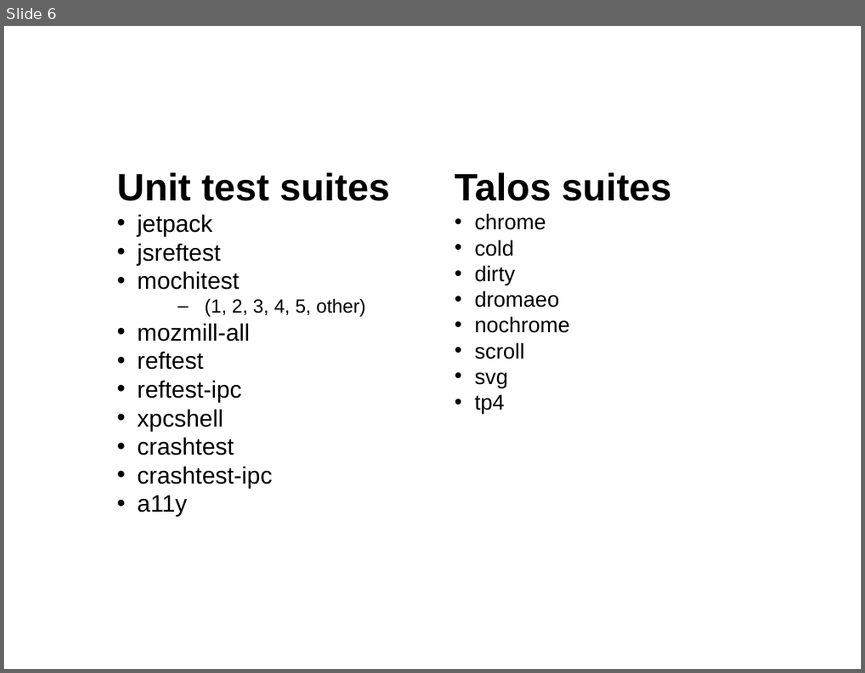
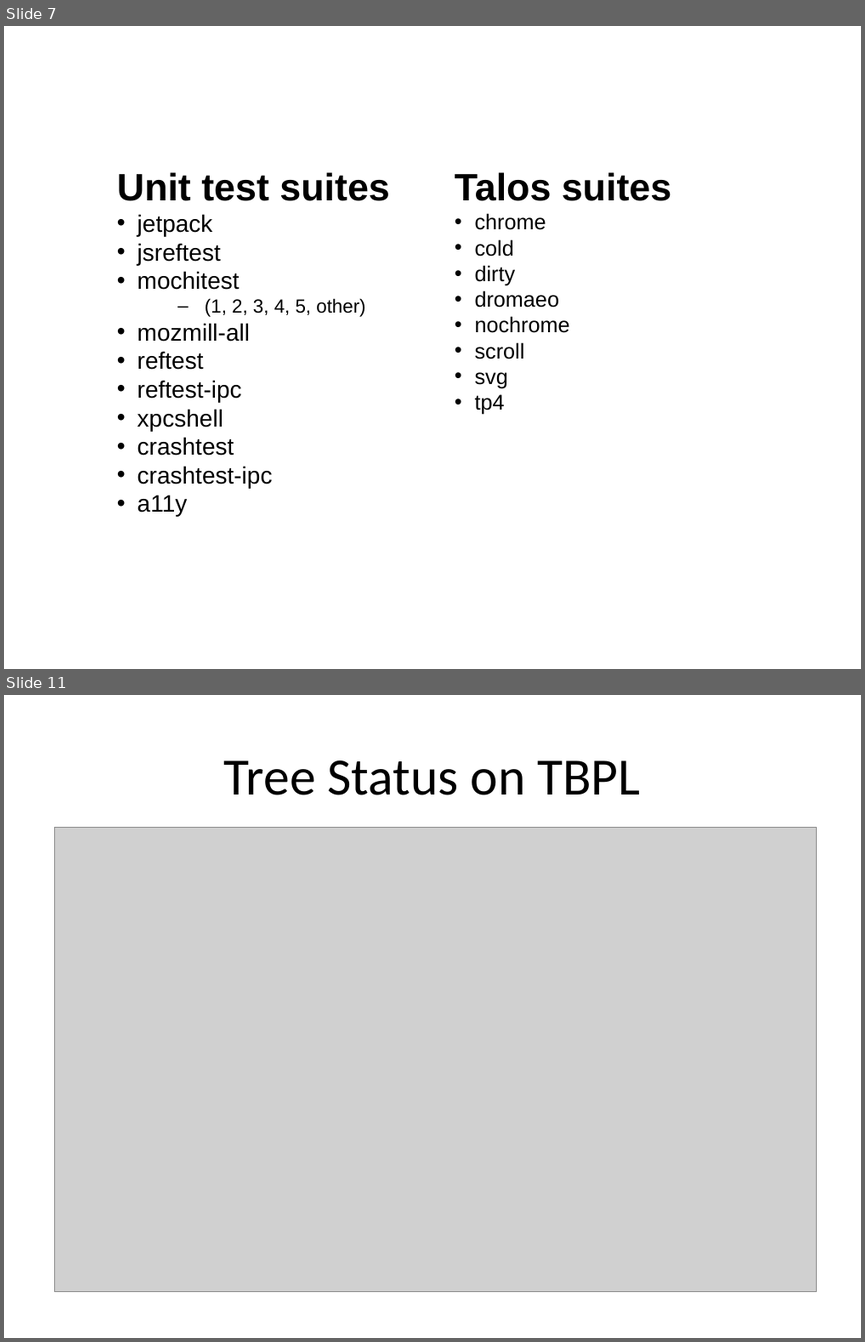
Before and after one commit to armenzg/playground, a slide deck: mozilla/slides/presentations/RelEng-newhire-brownbag-april2011.ppt. Shown one above the other, each under a label of ours: slide 6 before the commit, slides 7 and 11 after it; the slides between them are not shown. The pictures are 865x673 and 865x1342 pixels, drawn with LibreOffice and Linux fonts; fonts in the diff are those of the drawing; grey boxes stand for pictures. Boxes give left, top, right and bottom in pixels: in the first picture for what was removed or moved away, otherwise in the second. Text is boxed around its words. In the diff, an @@ line names an element or a change of style, - is before the commit and + after.

```diff
--- a/mozilla/slides/presentations/RelEng-newhire-brownbag-april2011.ppt
+++ b/mozilla/slides/presentations/RelEng-newhire-brownbag-april2011.ppt
@@ slide 11 added at box(4, 695, 861, 1338), background #FFFFFF @@
@@ title added at box(224, 760, 640, 795), 44 pt, text #000000 @@
+Tree Status on TBPL
@@ picture added at box(54, 828, 817, 1293) @@
@@ what was slide 6 is now slide 7 @@
```
Also in this commit, not shown: 9 slides changed, 4 other slides added, 5 slides removed.
